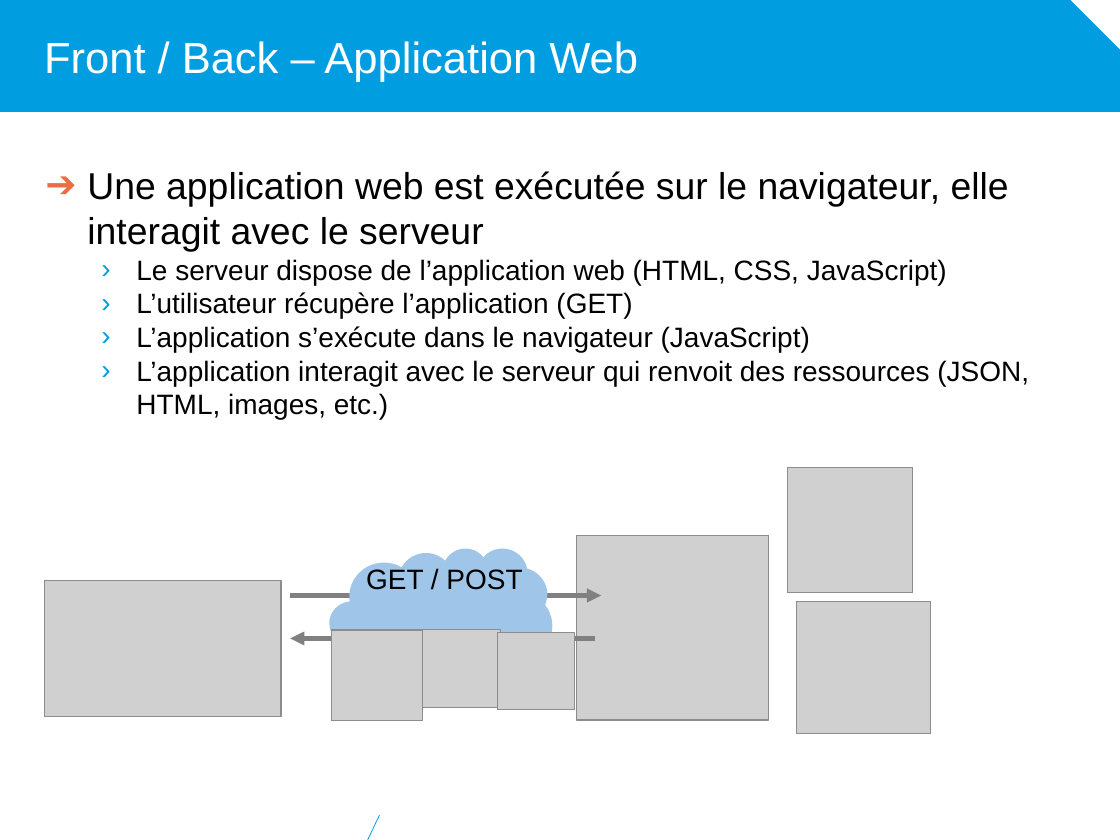
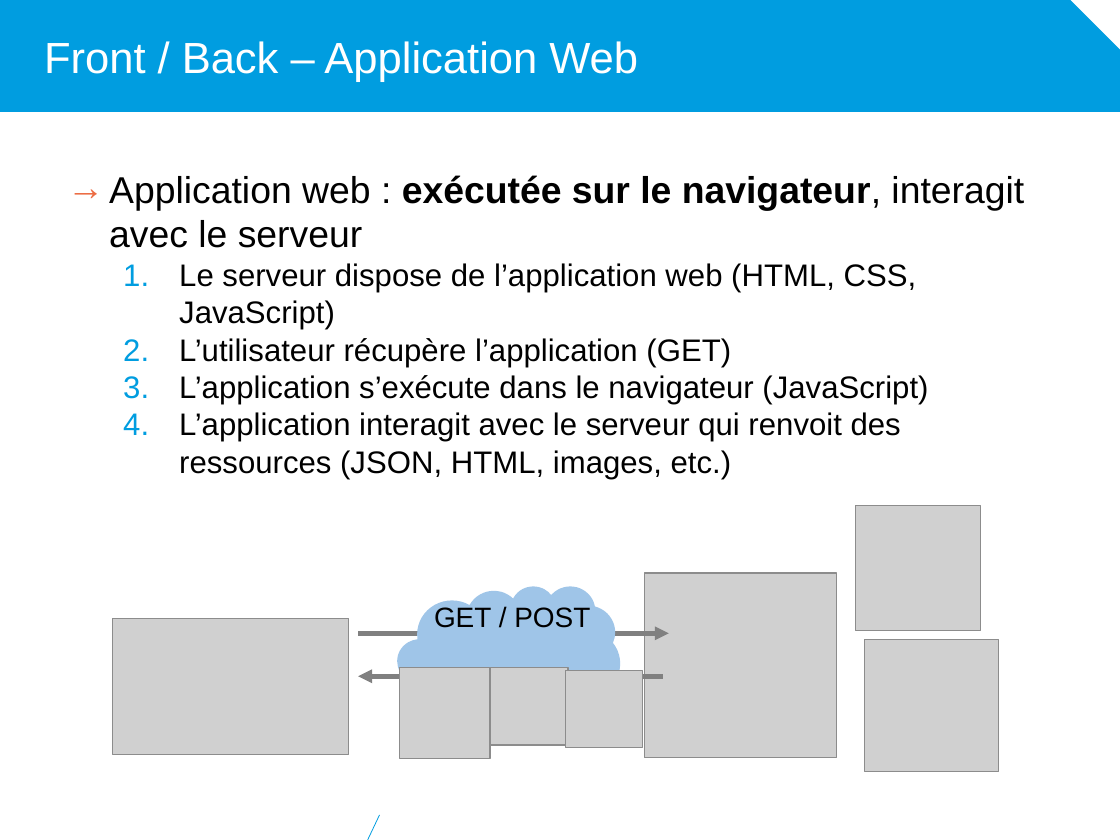
Before and after one commit to diu-uf-bordeaux/bloc1, a slide deck: slide 8 of web/5-Developpement/developpement.pptx. Drawn at 1120x840 pixels with LibreOffice and Linux fonts; fonts in the diff are those of the drawing; grey boxes stand for pictures; background and template pictures are left out. Boxes give left, top, right and bottom in pixels: in the first picture for what was removed or moved away, otherwise in the second. Text is boxed around its words. In the diff, an @@ line names an element or a change of style, - is before the commit and + after.

```diff
--- a/web/5-Developpement/developpement.pptx
+++ b/web/5-Developpement/developpement.pptx
@@ text "Application web : exécutée sur ...": place and size @@
-text "Application web : exécutée sur ..." at (87,171,1029,419)
+text "Application web : exécutée sur ..." at (109,175,1024,479)
@@ text at (109,175,1024,248): text changed @@
-➔ Une application web est exécutée sur le navigateur, elle interagit avec le serveur
+→ Application web : exécutée sur le navigateur, interagit avec le serveur
@@ text at (179,263,928,479): size 18 to 20 pt in "Le serveur dispose de l’application web (HTML, ...", "L’utilisateur récupère l’application (GET)", "L’application s’exécute dans le navigateur (JavaScript)", "L’application interagit avec le serveur qui renvoit ..."; bullet › to 1. @@
@@ picture: place and size @@
-picture at (787,468,913,594)
+picture at (856,505,981,631)
@@ picture: place and size @@
-picture at (577,535,769,720)
+picture at (644,573,837,758)
@@ 4 pictures, 2 arrows, 1 text, 1 cloud: place and size @@
-4 pictures, 2 arrows, 1 text, 1 cloud at (45,548,931,734)
+4 pictures, 2 arrows, 1 text, 1 cloud at (113,586,999,772)
@@ picture: place and size @@
-picture at (332,631,422,721)
+picture at (400,668,491,758)
```
Also in this commit, not shown: 6 other slides changed.
